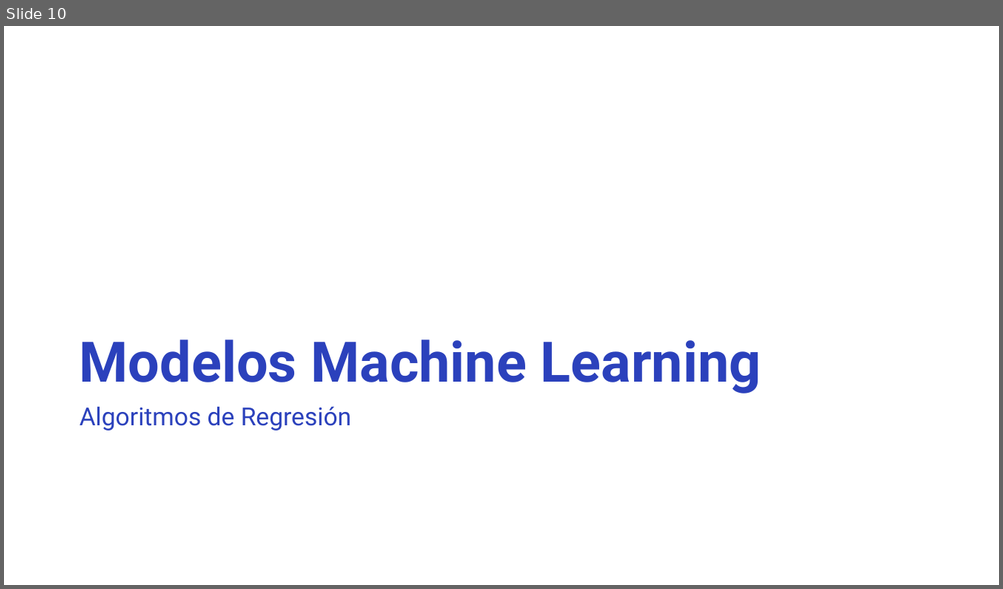
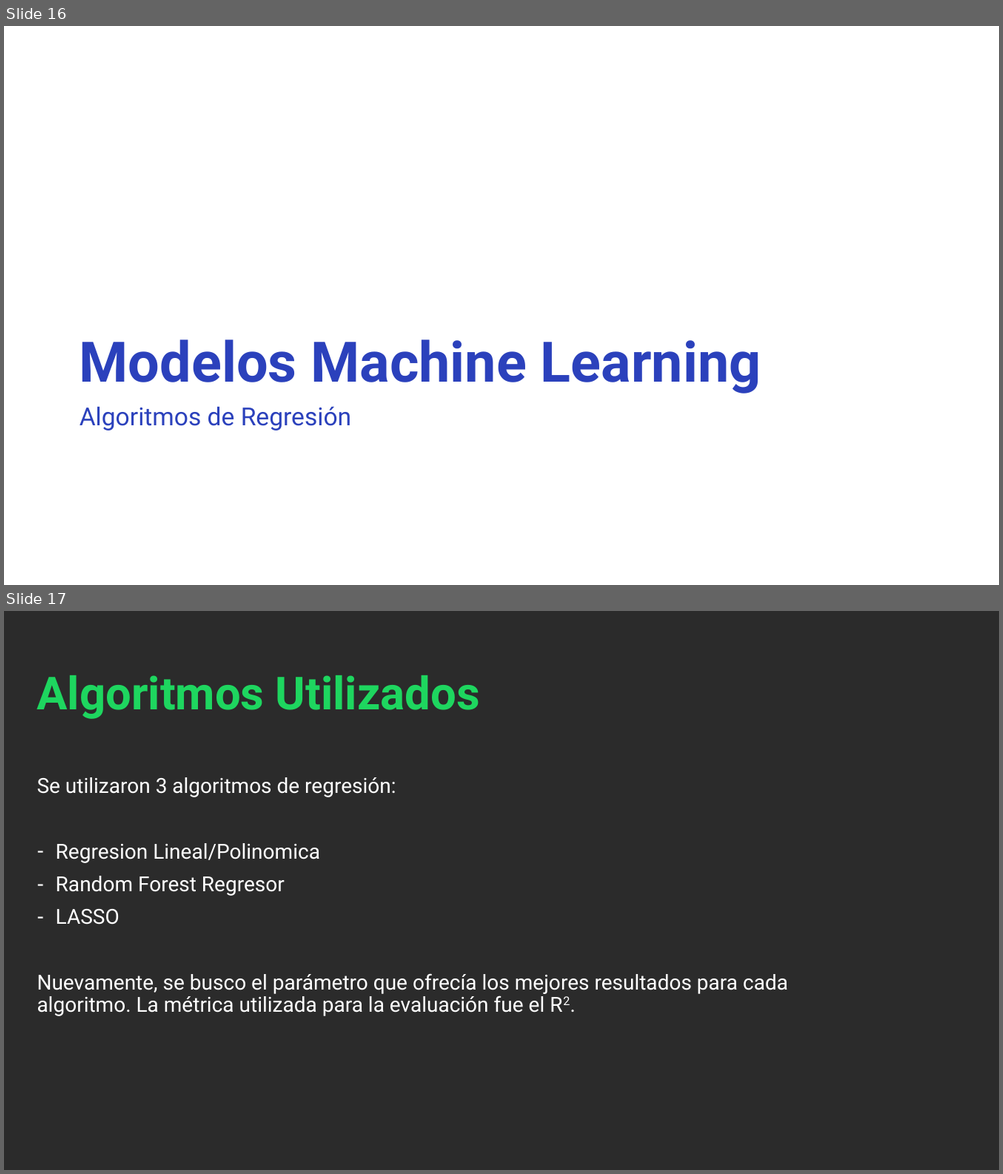
Before and after one commit to Rossana139/CoderHouse-25570-Proyecto-Spotify, a slide deck: Resumen y Presentacion/ProyectoSpotify.pptx. Shown one above the other, each under a label of ours: slide 10 before the commit, slides 16 and 17 after it. The pictures are 1003x589 and 1003x1174 pixels, drawn with LibreOffice and Linux fonts; fonts in the diff are those of the drawing; background and template pictures are left out; a plain dark background stands for a picture behind light text. Boxes give left, top, right and bottom in pixels: in the first picture for what was removed or moved away, otherwise in the second. Text is boxed around its words. In the diff, an @@ line names an element or a change of style, - is before the commit and + after.

```diff
--- a/Resumen y Presentacion/ProyectoSpotify.pptx
+++ b/Resumen y Presentacion/ProyectoSpotify.pptx
@@ slide 17 added at bbox=[4, 611, 999, 1170], background picture (left out) @@
@@ title added at bbox=[37, 675, 480, 719], 44 pt, text #1ED65F, bold @@
+Algoritmos Utilizados
@@ text added at bbox=[37, 777, 788, 1017], 20 pt, text #FFFFFF @@
+Se utilizaron 3 algoritmos de regresión:
+– Regresion Lineal/Polinomica
+– Random Forest Regresor
+– LASSO
+Nuevamente, se busco el parámetro que ofrecía los mejores resultados para cada algoritmo. La métrica utilizada para la evaluación fue el R2.
@@ what was slide 10 is now slide 16 @@
```
Also in this commit, not shown: 2 slides changed, 9 other slides added, 1 slide removed.
